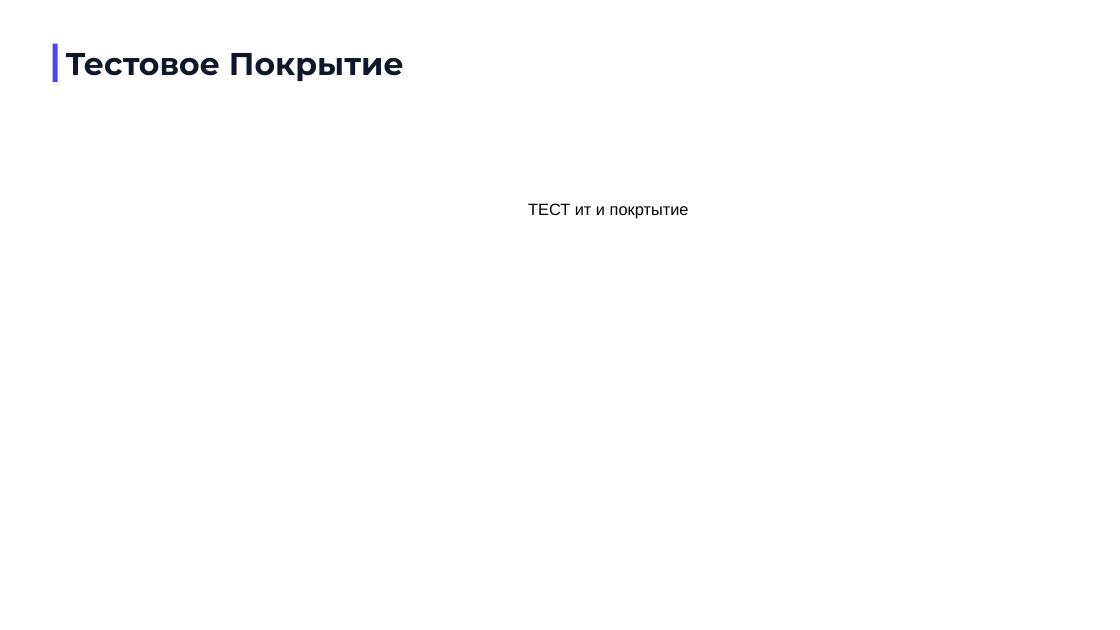
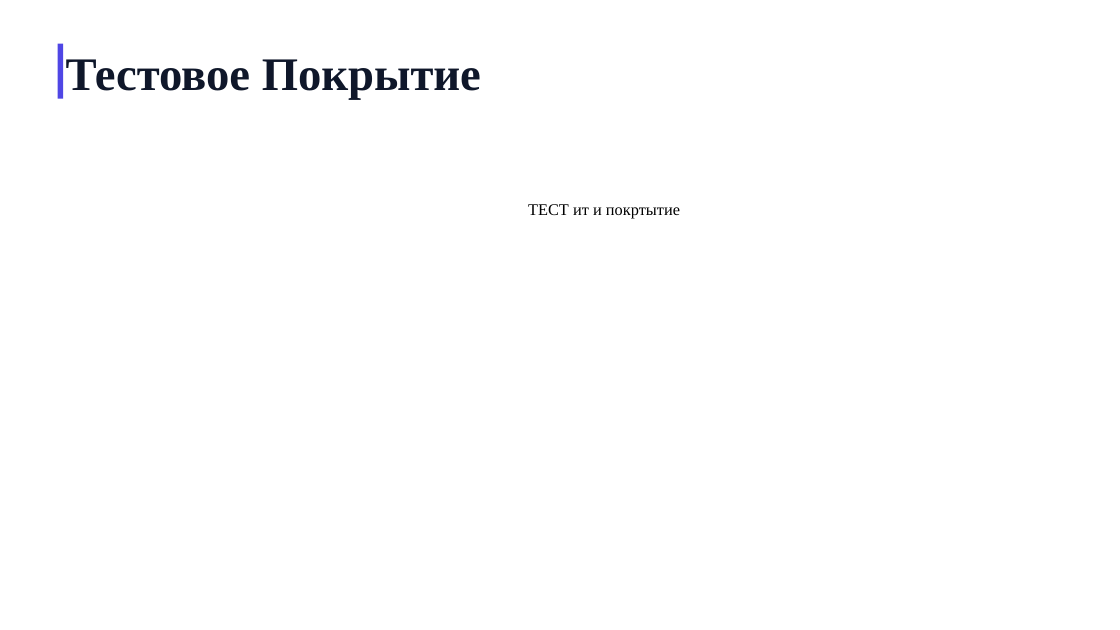
Before and after one commit to KOngfrost/BankBankBank, a slide deck: slide 14 of GosBank.pptx. Drawn at 1120x630 pixels with LibreOffice and Linux fonts; fonts in the diff are those of the drawing; background and template pictures are left out. Boxes give left, top, right and bottom in pixels: in the first picture for what was removed or moved away, otherwise in the second. Text is boxed around its words. In the diff, an @@ line names an element or a change of style, - is before the commit and + after.

```diff
--- a/GosBank.pptx
+++ b/GosBank.pptx
@@ rectangle: place and size @@
-rectangle at <box>52,44,57,82</box>
+rectangle at <box>58,44,64,98</box>
@@ text "Тестовое Покрытие" at <box>66,59,481,100</box>: size 27 to 40 pt, font Montserrat to Times New Roman @@
@@ text "ТЕСТ ит и покртытие" at <box>528,204,680,219</box>: font Arial to Times New Roman @@
```
Also in this commit, not shown: 11 other slides changed, 4 slides added, 4 slides removed, 4 other files.
